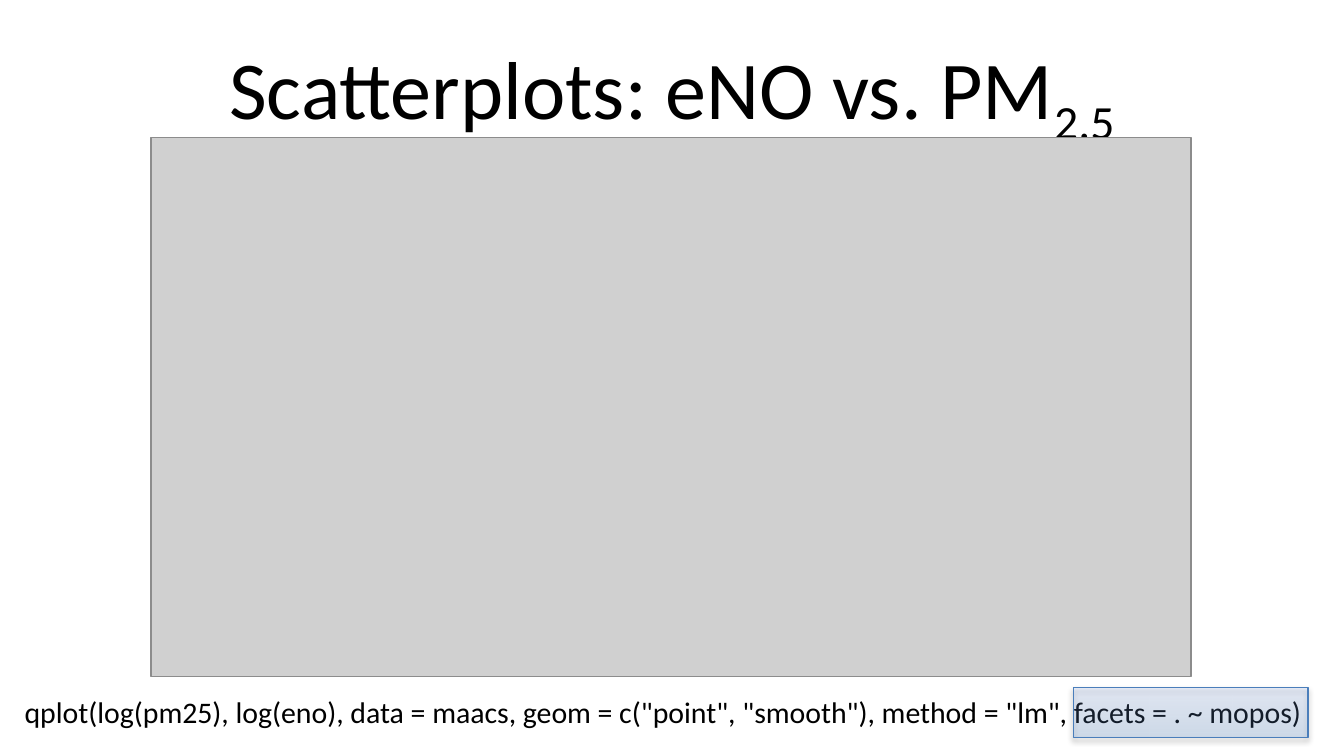
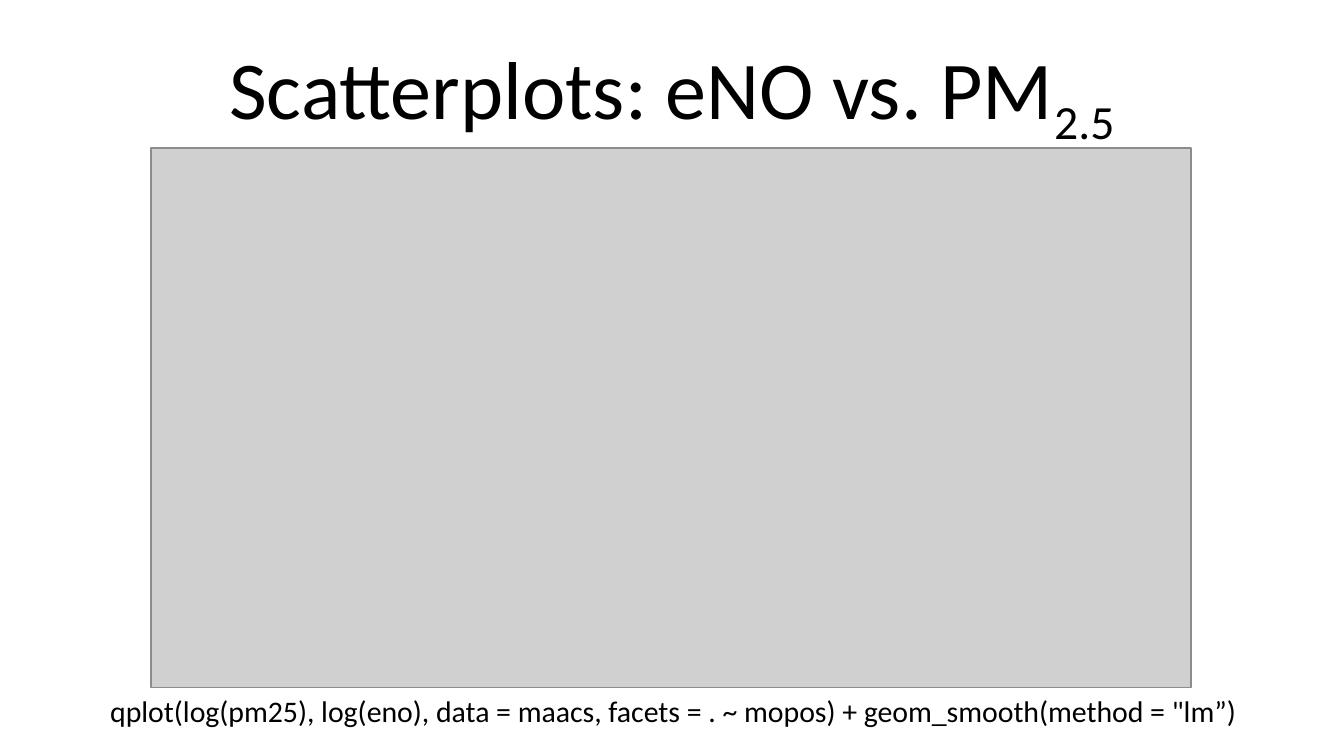
Before and after one commit to DataScienceSpecialization/courses, a slide deck: slide 20 of 04_ExploratoryAnalysis/ggplot2/ppt/ggplot2.pptx. Drawn at 1344x756 pixels with LibreOffice and Linux fonts; fonts in the diff are those of the drawing; grey boxes stand for pictures. Boxes give left, top, right and bottom in pixels: in the first picture for what was removed or moved away, otherwise in the second. Text is boxed around its words. In the diff, an @@ line names an element or a change of style, - is before the commit and + after.

Commit message:
Fix non-working qplot code

```diff
--- a/04_ExploratoryAnalysis/ggplot2/ppt/ggplot2.pptx
+++ b/04_ExploratoryAnalysis/ggplot2/ppt/ggplot2.pptx
@@ picture: place and size @@
-picture at bbox=[151, 137, 1191, 676]
+picture at bbox=[151, 148, 1191, 687]
@@ rectangle removed at bbox=[1074, 688, 1309, 738] @@
@@ text at bbox=[110, 700, 1236, 727]: text changed @@
-qplot(log(pm25), log(eno), data = maacs, geom = c("point", "smooth"), method = "lm", facets = . ~ mopos)
+qplot(log(pm25), log(eno), data = maacs, facets = . ~ mopos) + geom_smooth(method = "lm”)
```
Also in this commit, not shown: 1 other slide changed, 1 other file.
